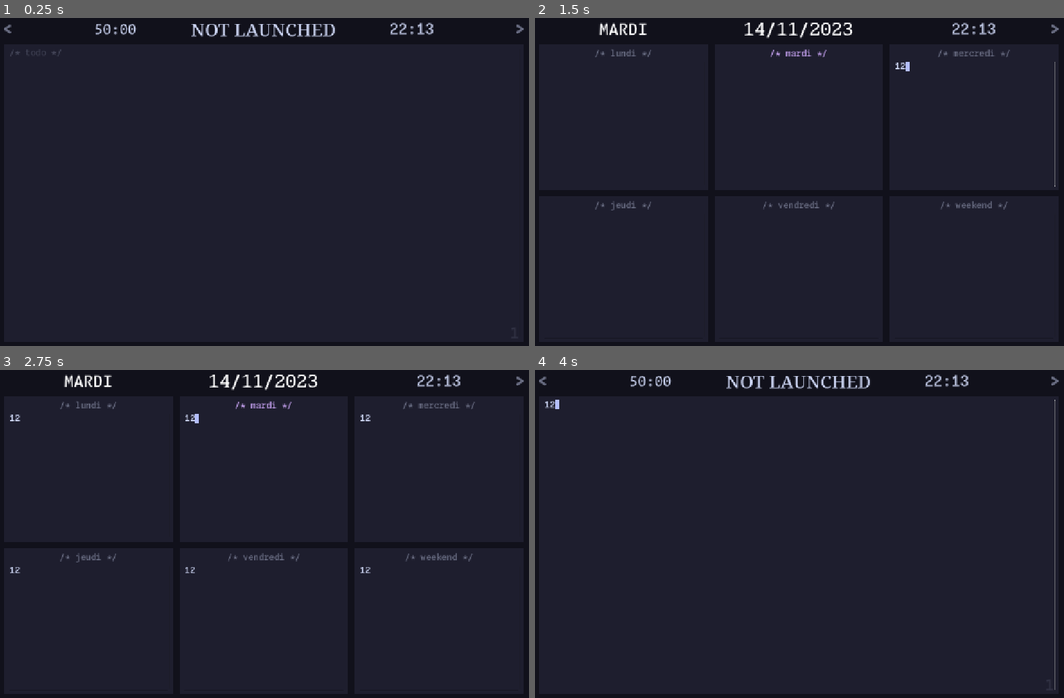
Above: before the commit, frames 1-4 (two rows, left to right).
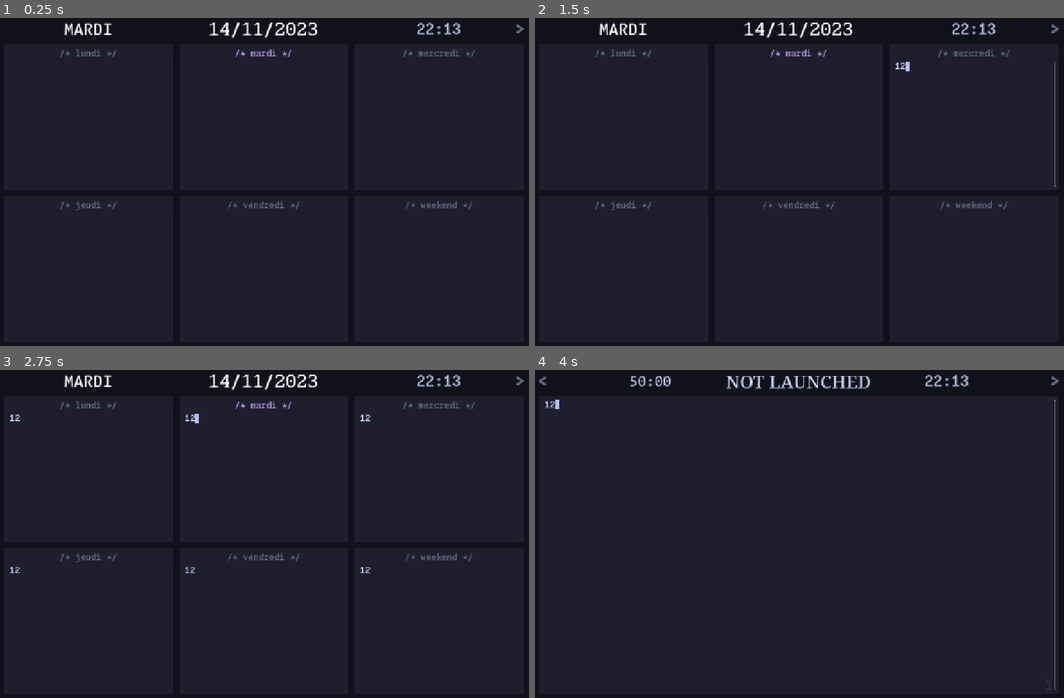
Above: after the commit, the same moments.

Repository: t0qen/study-manager
Game: Godot game, scene res://scenes/calendar.tscn
Same seed, same stepped clock (60 frames per second), same inputs: the game is played once before the commit and once after it. Before the commit the project starts from res://scenes/main.tscn.
Inputs (mouse positions are in pixels of both pictures, inside the frame that each line leads up to):
- Up to frame 1 (0.25 s): no input
- Up to frame 2 (1.5 s): click (540, 27) at 0.52 s; click (974, 122) at 1.27 s; type "12" at 1.35 s
- Up to frame 3 (2.75 s): click (89, 474) at 1.5 s; type "12" at 1.58 s; click (89, 625) at 1.73 s; type "12" at 1.82 s; click (439, 625) at 2.02 s; type "12" at 2.1 s; click (264, 625) at 2.25 s; type "12" at 2.33 s; click (264, 474) at 2.48 s; type "12" at 2.57 s
- Up to frame 4 (4 s): click (1053, 379) at 2.75 s; click (799, 543) at 3.52 s; type "12" at 3.6 s

The runs differ from the first frame. In frame 1, 1.8% of the frame differs, in the area x 0-98%, y 1-98%; in frame 2, less than 0.1%; in frame 3, less than 0.1%; in frame 4, nothing differs.

Commit message:
Less power consumption

Diff:
--- a/godot/project.godot
+++ b/godot/project.godot
@@ -11,8 +11,10 @@
 [application]
 
 config/name="study-manager"
-run/main_scene="uid://cgvbuopr2uy37"
+run/main_scene="uid://boy5ualc1fboj"
 config/features=PackedStringArray("4.4", "GL Compatibility")
+run/max_fps=30
+run/low_processor_mode=true
 config/icon="res://icon.svg"
 
 [autoload]
@@ -23,7 +25,10 @@
 
 window/size/viewport_width=1280
 window/size/viewport_height=800
+window/size/mode=2
+window/energy_saving/keep_screen_on=false
 window/stretch/mode="canvas_items"
+window/vsync/vsync_mode=0
 
 [input]
 
--- a/godot/scenes/calendar.tscn
+++ b/godot/scenes/calendar.tscn
@@ -419,6 +419,7 @@
 offset_bottom = 40.0
 
 [node name="next_label" type="Label" parent="label"]
+layout_mode = 0
 offset_left = 1224.0
 offset_right = 1272.0
 offset_bottom = 64.0
@@ -428,6 +429,7 @@
 vertical_alignment = 1
 
 [node name="current_date" type="Label" parent="label"]
+layout_mode = 0
 offset_left = 1000.0
 offset_right = 1112.0
 offset_bottom = 72.0
--- a/godot/scripts/todo_list.gd
+++ b/godot/scripts/todo_list.gd
@@ -8,7 +8,6 @@
 
 @export var id = 0
 @onready var tasks: TextEdit = $tasks
-@onready var main: TextEdit = $main
 
 #const save_path
 func save_content(node : TextEdit):
Not shown, changed: godot/export_presets.cfg
